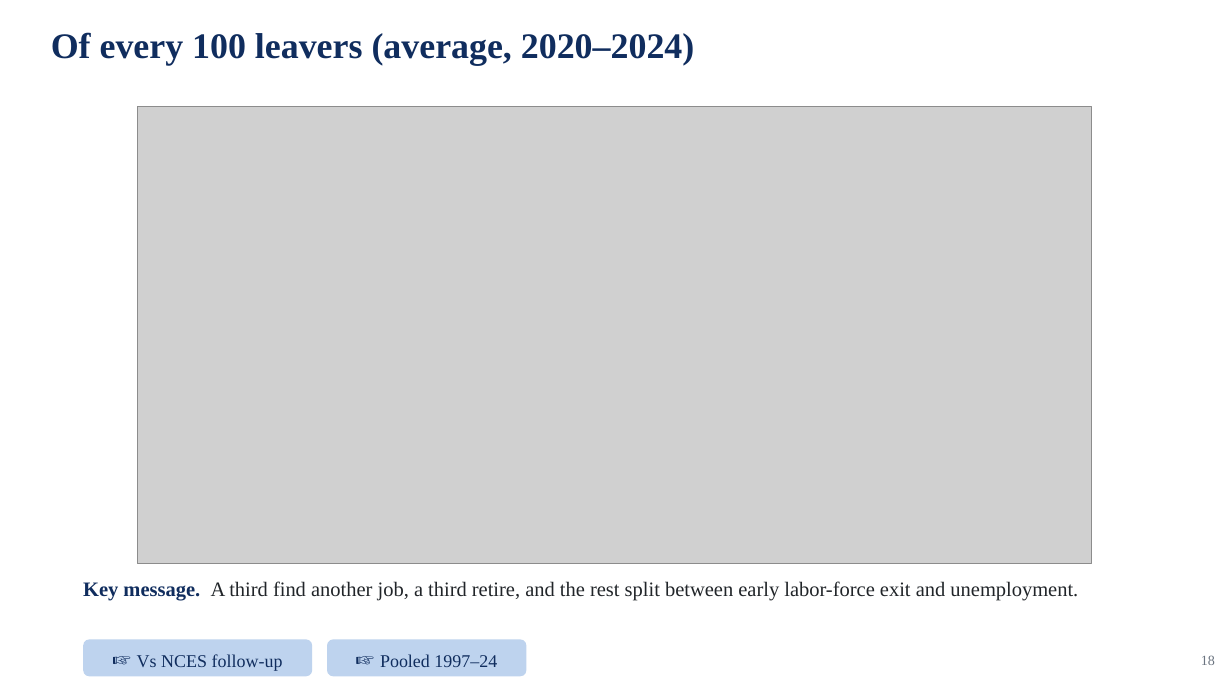
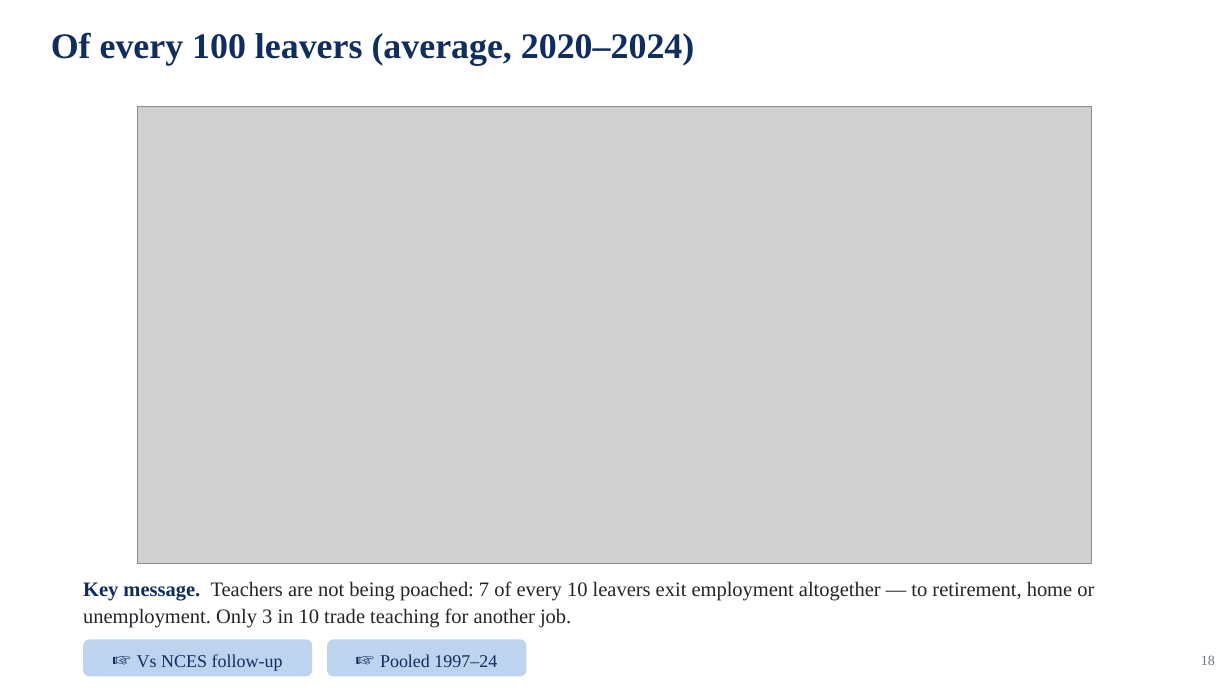
Before and after one commit to jedr1-ship-it/Alternative-Pathways----Quant, a slide deck: slide 18 of report/data_cluster/Proyect_US_cluster.pptx. Drawn at 1232x693 pixels with LibreOffice and Linux fonts; fonts in the diff are those of the drawing; grey boxes stand for pictures. Boxes give left, top, right and bottom in pixels: in the first picture for what was removed or moved away, otherwise in the second. Text is boxed around its words. In the diff, an @@ line names an element or a change of style, - is before the commit and + after.

```diff
--- a/report/data_cluster/Proyect_US_cluster.pptx
+++ b/report/data_cluster/Proyect_US_cluster.pptx
@@ text at [83, 581, 1094, 628]: text changed @@
-Key message. A third find another job, a third retire, and the rest split between early labor-force exit and unemployment.
+Key message. Teachers are not being poached: 7 of every 10 leavers exit employment altogether — to retirement, home or unemployment. Only 3 in 10 trade teaching for another job.
```
Also in this commit, not shown: 23 other files.
